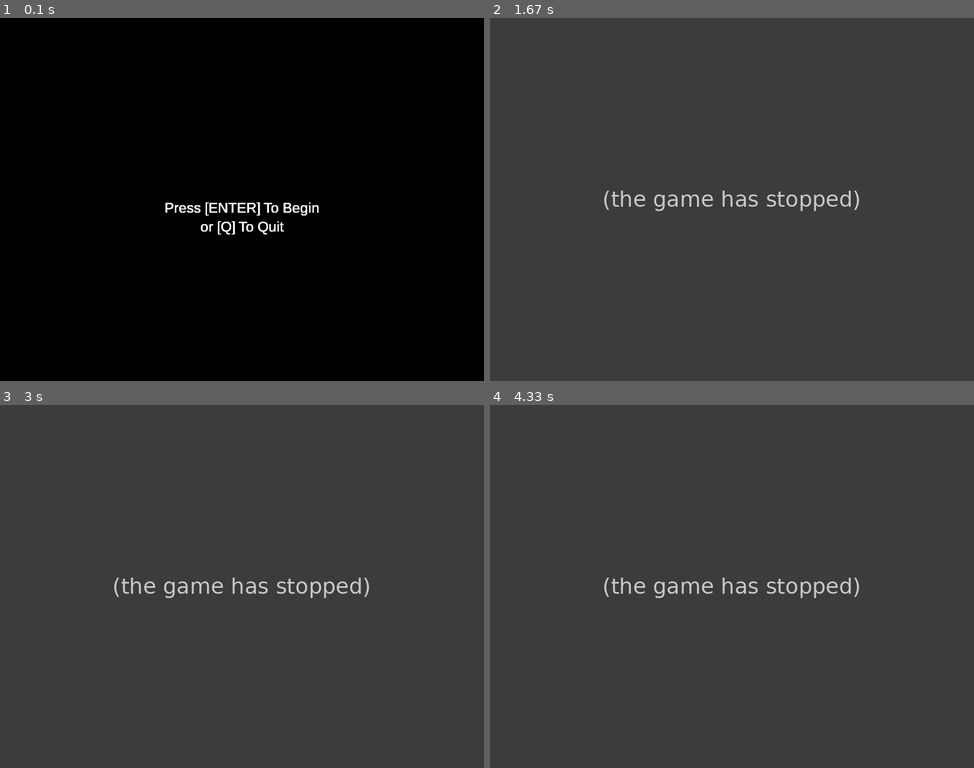
Above: before the commit, frames 1-4 (two rows, left to right).
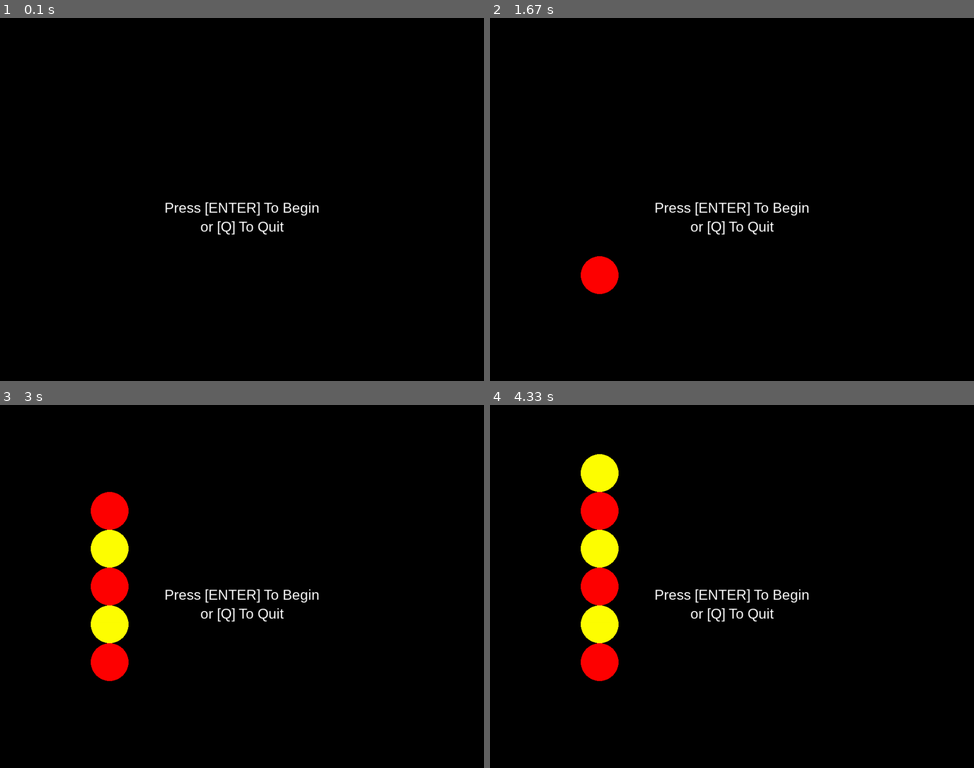
Above: after the commit, the same moments.

Repository: objarni/four-in-a-row-pygame
Game: pygame game, started from src/four_in_a_row.py
The game is run twice, just before and just after one commit, with the same random seed, the same clock (stepped at 60 frames per second) and the same inputs.
Inputs:
- Up to frame 1 (0.1 s): no input
- Up to frame 2 (1.67 s): tap Enter at 0.33 s; tap Space at 0.67 s
- Up to frame 3 (3 s): tap Enter at 2, 2.4, 2.7, 2.9 s
- Up to frame 4 (4.33 s): tap Enter at 3.23, 3.53 s

The runs differ from the first frame. In frame 1, 0.4% of the frame differs, in the area x 34-66%, y 50-60%; in frame 2, 100%, in the area x 0-100%, y 0-100%; in frame 3, 100%; in frame 4, 100%.
Before the commit the program exited at 0.33 s; later frames show no game.

Commit message:
mainloop begun

Diff:
--- a/src/four_in_a_row.py
+++ b/src/four_in_a_row.py
@@ -1,6 +1,7 @@
 from collections import defaultdict
 
 # CONSTANTS #
+DISC_SIZE = 80
 RED, YELLOW, EMPTY = range(3)
 WIDTH, HEIGHT = 1024, 768
 
@@ -59,7 +60,10 @@
 
 
 def place_brick(board, color, column):
-    for y in range(6, -1, -1):
+    print(f"Placing brick color {color}")
+    for i in range(6):
+        y = 5 - i
+        print(f"checking {column, y}")
         if board[(column, y)] == EMPTY:
             board[(column, y)] = color
             break
@@ -88,36 +92,21 @@
     return False
 
 
-# MAIN PROGRAM #
+def view(model, screen):
+    if isinstance(model, GameState):
+        screen.fill(Color.BLACK)
+        for y in range(6):
+            for x in range(7):
+                value = model.board[(x, y)]
+                if value != EMPTY:
+                    color = Color.RED if value == RED else Color.YELLOW
+                    x0 = int(WIDTH/2 - 7 * DISC_SIZE/2 + x * DISC_SIZE)
+                    y0 = int(HEIGHT/2 - 6 * DISC_SIZE/2 + y * DISC_SIZE)
+                    pos = (x0, y0)
+                    pygame.draw.circle(screen, color, pos, DISC_SIZE//2, DISC_SIZE//2)
 
-import pygame
-
-
-def main_menu():
-    pygame.display.update()
-
-    while True:
-        ev = pygame.event.poll()
-        if ev.type == pygame.KEYDOWN:
-            if ev.key == pygame.K_RETURN:
-                break
-            elif ev.key == pygame.K_q:
-                pygame.quit()
-                quit()
-        elif ev.type == pygame.QUIT:
-            pygame.quit()
-            quit()
-        else:
-            draw_text(screen, "Press [ENTER] To Begin", 30, WIDTH / 2, HEIGHT / 2)
-            draw_text(screen, "or [Q] To Quit", 30, WIDTH / 2, (HEIGHT / 2) + 40)
-            pygame.display.update()
-
-    # pygame.mixer.music.stop()
-    # ready = pygame.mixer.Sound(path.join(sound_folder, 'getready.ogg'))
-    # ready.play()
-    screen.fill(Color.BLACK)
-    draw_text(screen, "GET READY!", 40, WIDTH / 2, HEIGHT / 2)
-    pygame.display.update()
+    draw_text(screen, "Press [ENTER] To Begin", 30, WIDTH / 2, HEIGHT / 2)
+    draw_text(screen, "or [Q] To Quit", 30, WIDTH / 2, (HEIGHT / 2) + 40)
 
 
 def draw_text(surf, text, size, x, y):
@@ -128,12 +117,41 @@
     surf.blit(text_surface, text_rect)
 
 
+# MAIN PROGRAM #
+
+import pygame
+
+
+def mainloop(screen):
+    model = GameState()
+    msgs = []
+    while True:
+        # Translate low level events to domain events
+        ev = pygame.event.poll()
+        if ev.type == pygame.KEYDOWN:
+            if ev.key == pygame.K_RETURN:
+                msgs.append(ColumnWasClicked(0))
+            elif ev.key == pygame.K_q:
+                break
+        elif ev.type == pygame.QUIT:
+            break
+
+        # Handle events updating state
+        while len(msgs) > 0:
+            msg = msgs.pop(0)
+            model = update(model, msg)
+
+        # Display current model
+        view(model, screen)
+
+        pygame.display.update()
+
+
 if __name__ == '__main__':
     pygame.init()
-    # pygame.mixer.init()
     screen = pygame.display.set_mode((WIDTH, HEIGHT))
     pygame.display.set_caption("Four in a row")
     clock = pygame.time.Clock()
     font_name = pygame.font.match_font('arial')
-    main_menu()
+    mainloop(screen)
     pygame.quit()
--- a/tests/test_update.py
+++ b/tests/test_update.py
@@ -5,31 +5,31 @@
 
 
 def print_model(model):
-    state = model.__class__.__name__ + '\n'
+    state_string = model.__class__.__name__ + '\n'
     if isinstance(model, GameOverState):
-        state += f'{print_color(model.winner).title()} won.\n'
+        state_string += f'{print_color(model.winner).title()} won.\n'
     if isinstance(model, GameState):
-        state += f'It is {model.whos_turn()}s turn.\n'
+        state_string += f'It is {model.whos_turn()}s turn.\n'
         symbols = {
             EMPTY: 'O',
             RED: 'R',
             YELLOW: 'Y'
         }
-        for y in range(7):
-            for x in range(6):
+        for y in range(6):
+            for x in range(7):
                 pos = (x, y)
                 board = model.board
                 cell = board[pos]
-                state += symbols[cell] + ' '
-            state += '\n'
-    return state
+                state_string += symbols[cell] + ' '
+            state_string += '\n'
+    return state_string
 
 
 def test_first_placed_brick_is_red():
     model = GameState()
     model = update(model, ColumnWasClicked(0))
-    state = print_model(model)
-    verify(state)
+    state_string = print_model(model)
+    verify(state_string)
 
 
 def test_placing_4_bricks_in_first_column():
@@ -38,8 +38,8 @@
     model = update(model, ColumnWasClicked(0))
     model = update(model, ColumnWasClicked(0))
     model = update(model, ColumnWasClicked(0))
-    state = print_model(model)
-    verify(state)
+    state_string = print_model(model)
+    verify(state_string)
 
 
 def test_letting_red_win():
@@ -51,8 +51,8 @@
     model = update(model, ColumnWasClicked(0))  # red
     model = update(model, ColumnWasClicked(1))  # yellow
     model = update(model, ColumnWasClicked(0))  # red
-    state = print_model(model)
-    verify(state)
+    state_string = print_model(model)
+    verify(state_string)
 
 
 def test_letting_red_win_horisontally():
@@ -64,5 +64,5 @@
     model = update(model, ColumnWasClicked(2))  # red
     model = update(model, ColumnWasClicked(5))  # yellow
     model = update(model, ColumnWasClicked(3))  # red
-    state = print_model(model)
-    verify(state)
+    state_string = print_model(model)
+    verify(state_string)
--- a/tests/test_update.test_first_placed_brick_is_red.approved.txt
+++ b/tests/test_update.test_first_placed_brick_is_red.approved.txt
@@ -1,9 +1,8 @@
 GameState
 It is yellows turn.
-O O O O O O
-O O O O O O
-O O O O O O
-O O O O O O
-O O O O O O
-O O O O O O
-R O O O O O
+O O O O O O O
+O O O O O O O
+O O O O O O O
+O O O O O O O
+O O O O O O O
+R O O O O O O
--- a/tests/test_update.test_letting_red_win_horisontally.approved.txt
+++ b/tests/test_update.test_letting_red_win_horisontally.approved.txt
@@ -0,0 +1,2 @@
+GameOverState
+Red won.
--- a/tests/test_update.test_placing_4_bricks_in_first_column.approved.txt
+++ b/tests/test_update.test_placing_4_bricks_in_first_column.approved.txt
@@ -1,9 +1,8 @@
 GameState
 It is reds turn.
-O O O O O O
-O O O O O O
-O O O O O O
-Y O O O O O
-R O O O O O
-Y O O O O O
-R O O O O O
+O O O O O O O
+O O O O O O O
+Y O O O O O O
+R O O O O O O
+Y O O O O O O
+R O O O O O O
